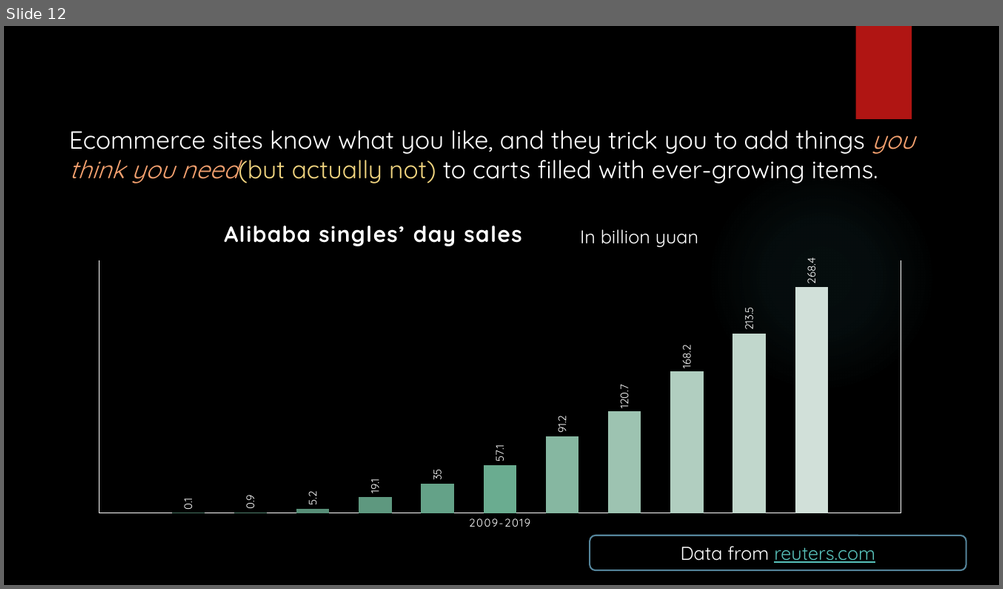
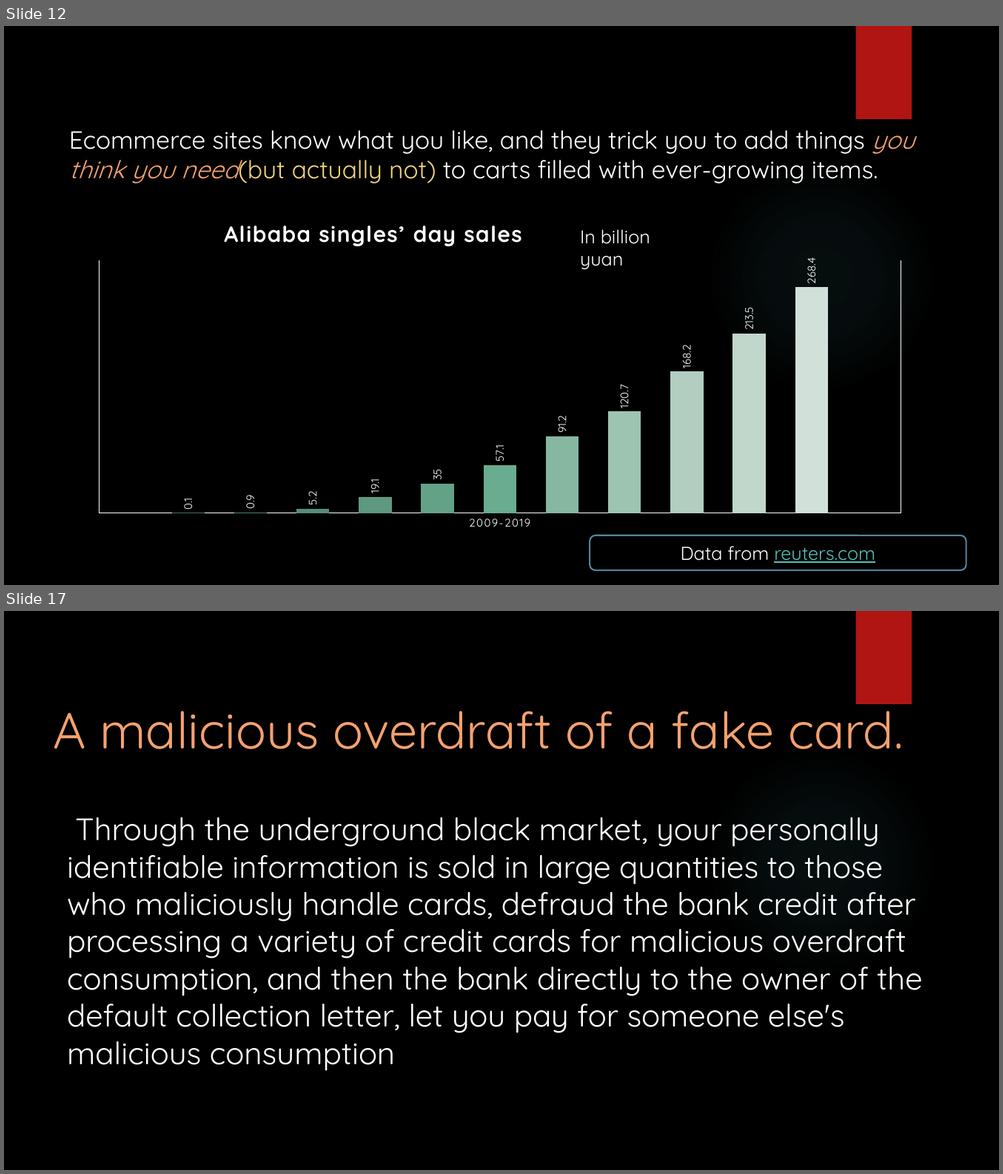
Before and after one commit to Puled/JustRandomFun, a slide deck: Privacy.pptx. Shown one above the other, each under a label of ours: slide 12 before the commit, slides 12 and 17 after it; the slides between them are not shown. The pictures are 1003x589 and 1003x1174 pixels, drawn with LibreOffice and Linux fonts; fonts in the diff are those of the drawing; background and template pictures are left out. Boxes give left, top, right and bottom in pixels: in the first picture for what was removed or moved away, otherwise in the second. Text is boxed around its words. In the diff, an @@ line names an element or a change of style, - is before the commit and + after.

```diff
--- a/Privacy.pptx
+++ b/Privacy.pptx
@@ slide 17 added at [4, 611, 999, 1170], background picture (left out); not listed: 2 template elements that a slide beside it also shows @@
@@ title added at [53, 696, 902, 749], 49 pt, text #F4A16F @@
+A malicious overdraft of a fake card.
@@ text added at [67, 817, 922, 1071], 30 pt, text #FFFFFF @@
+Through the underground black market, your personally identifiable information is sold in large quantities to those who maliciously handle cards, defraud the bank credit after processing a variety of credit cards for malicious overdraft consumption, and then the bank directly to the owner of the default collection letter, let you pay for someone else's malicious consumption
@@ slide 12 changed as well @@
@@ text "In billion yuan" rewrapped from [580, 230, 698, 247] to [580, 230, 650, 269] @@
```
Also in this commit, not shown: 10 other slides changed, 9 other slides added.
